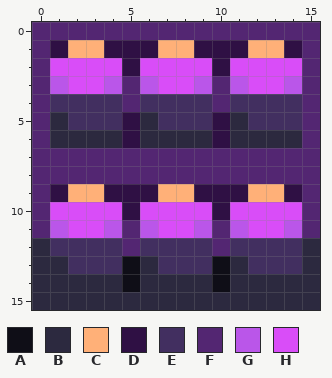
A pixel-art file gets an edit: art/stasis_cooler_front.aseprite. Above: the version before the commit.
16x16 pixels, 1 frame. Colours within 5 levels of each other are drawn and written as one.
Visible layers, top first: "Layer 4", "Layer 1".
Palette (. is transparent): A #0f0e17  B #2c293f  C #ffb078  D #2f1044  E #422f60  F #532672  G #ba56e9  H #d94df8
Pixels before, first column x 0:
 0 FFFFFFFFFFFFFFFF
 1 FDCCDDDCCDDDCCDF
 2 FHHHHDHHHHDHHHHF
 3 FGHHGFGHHGFGHHGF
 4 FEEEEFEEEEFEEEEF
 5 FBEEEDBEEEDBEEEF
 6 FBBBBDBBBBDBBBBF
 7 FFFFFFFFFFFFFFFF
 8 FFFFFFFFFFFFFFFF
 9 FDCCDDDCCDDDCCDF
10 FHHHHDHHHHDHHHHF
11 FGHHGFGHHGFGHHGF
12 BEEEEFEEEEFEEEEB
13 BBEEEABEEEABEEEB
14 BBBBBABBBBABBBBB
15 BBBBBBBBBBBBBBBB
The same view after the edit:
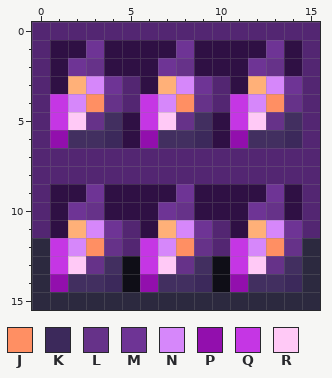
Colours new in this view: J #ff8f63  K #3c295b  L #663289  M #6e3495  N #d687fa  P #920fad  Q #c536e4  R #ffc9f6
Changes in this commit:
{"change": "layer \"Layer 6\" now shown"}
{"change": "layer \"Layer 4\" now hidden"}
{"y":1,"x":2,"old":"CC","new":"DM"}
{"y":1,"x":7,"old":"CC","new":"DM"}
{"y":1,"x":12,"old":"CC","new":"DM"}
{"y":2,"x":1,"old":"HHHH","new":"DMLD"}
{"y":2,"x":6,"old":"HHHH","new":"DMLD"}
{"y":2,"x":11,"old":"HHHH","new":"DMLD"}
{"y":3,"x":1,"old":"GHHG","new":"DCNM"}
{"y":3,"x":6,"old":"GHHG","new":"DCNM"}
{"y":3,"x":11,"old":"GHHG","new":"DCNM"}
{"y":4,"x":1,"old":"EEEE","new":"QNJL"}
{"y":4,"x":6,"old":"EEEE","new":"QNJL"}
{"y":4,"x":11,"old":"EEEE","new":"QNJL"}
{"y":5,"x":1,"old":"BEE","new":"QRL"}
{"y":5,"x":6,"old":"BEE","new":"QRL"}
{"y":5,"x":11,"old":"BEE","new":"QRL"}
{"y":6,"x":1,"old":"BBBB","new":"PEEK"}
{"y":6,"x":6,"old":"BBBB","new":"PEEK"}
{"y":6,"x":11,"old":"BBBB","new":"PEEK"}
{"y":9,"x":2,"old":"CC","new":"DM"}
{"y":9,"x":7,"old":"CC","new":"DM"}
{"y":9,"x":12,"old":"CC","new":"DM"}
{"y":10,"x":1,"old":"HHHH","new":"DMLD"}
{"y":10,"x":6,"old":"HHHH","new":"DMLD"}
{"y":10,"x":11,"old":"HHHH","new":"DMLD"}
{"y":11,"x":1,"old":"GHHG","new":"DCNM"}
{"y":11,"x":6,"old":"GHHG","new":"DCNM"}
{"y":11,"x":11,"old":"GHHG","new":"DCNM"}
{"y":12,"x":1,"old":"EEEE","new":"QNJL"}
{"y":12,"x":6,"old":"EEEE","new":"QNJL"}
{"y":12,"x":11,"old":"EEEE","new":"QNJL"}
{"y":13,"x":1,"old":"BEE","new":"QRL"}
{"y":13,"x":6,"old":"BEE","new":"QRL"}
{"y":13,"x":11,"old":"BEE","new":"QRL"}
{"y":14,"x":1,"old":"BBBB","new":"PEEK"}
{"y":14,"x":6,"old":"BBBB","new":"PEEK"}
{"y":14,"x":11,"old":"BBBB","new":"PEEK"}
{"label":"changed","picture_box":[50,40,302,292]}
